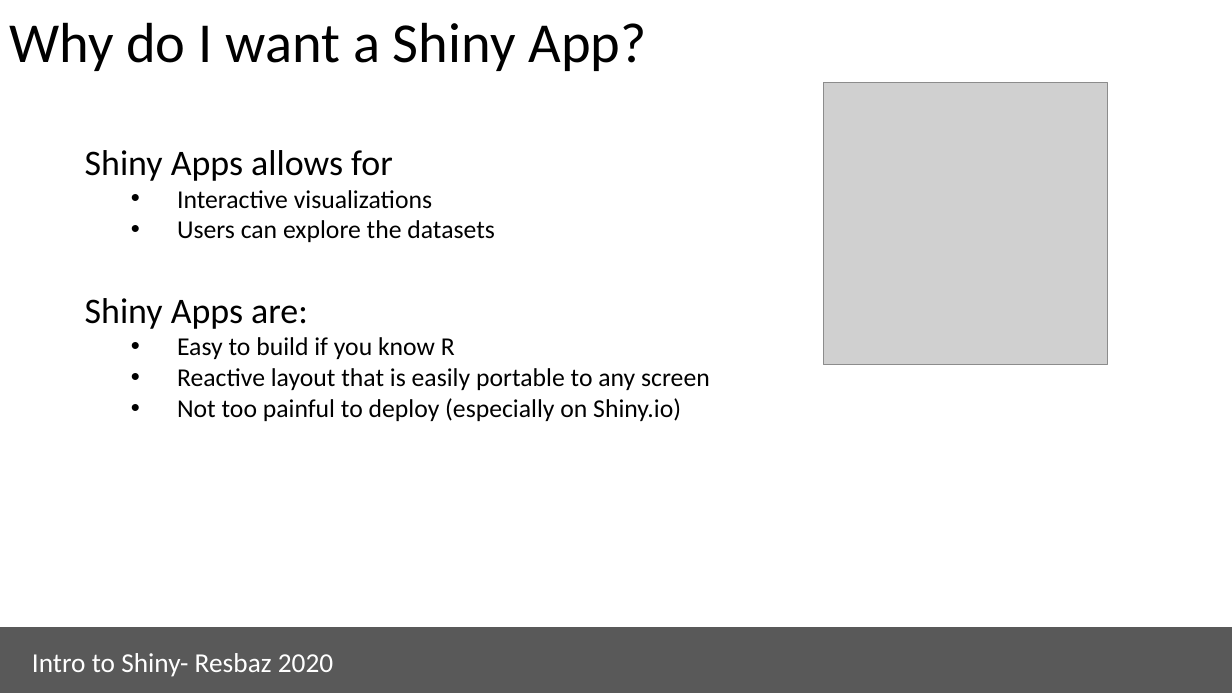
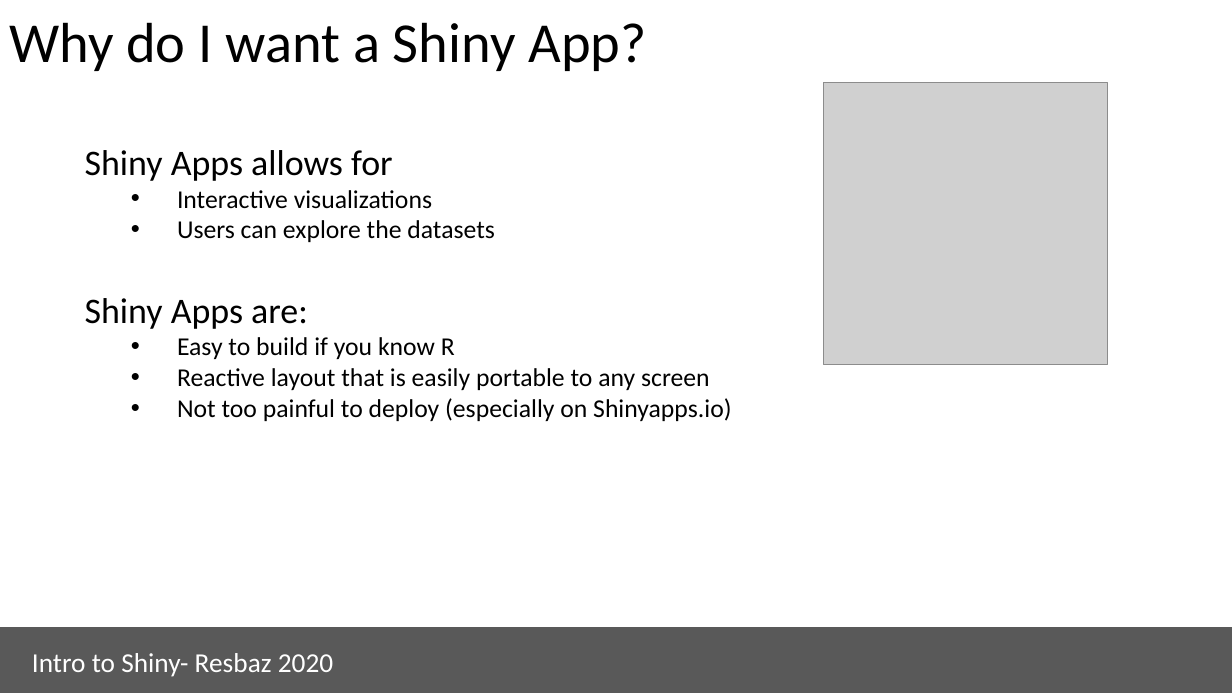
Before and after one commit to aponsero/Shiny_app_workshop_2020, a slide deck: slide 4 of Presentation/Presentation_slides.pptx. Drawn at 1232x693 pixels with LibreOffice and Linux fonts; fonts in the diff are those of the drawing; grey boxes stand for pictures. Boxes give left, top, right and bottom in pixels: in the first picture for what was removed or moved away, otherwise in the second. Text is boxed around its words. In the diff, an @@ line names an element or a change of style, - is before the commit and + after.

```diff
--- a/Presentation/Presentation_slides.pptx
+++ b/Presentation/Presentation_slides.pptx
@@ text at (x1=177, y1=398, x2=731, y2=421): text changed @@
-  • Not too painful to deploy (especially on Shiny.io)
+  • Not too painful to deploy (especially on Shinyapps.io)
```
Also in this commit, not shown: 4 other slides changed, 3 slides added, 1 slide removed.
